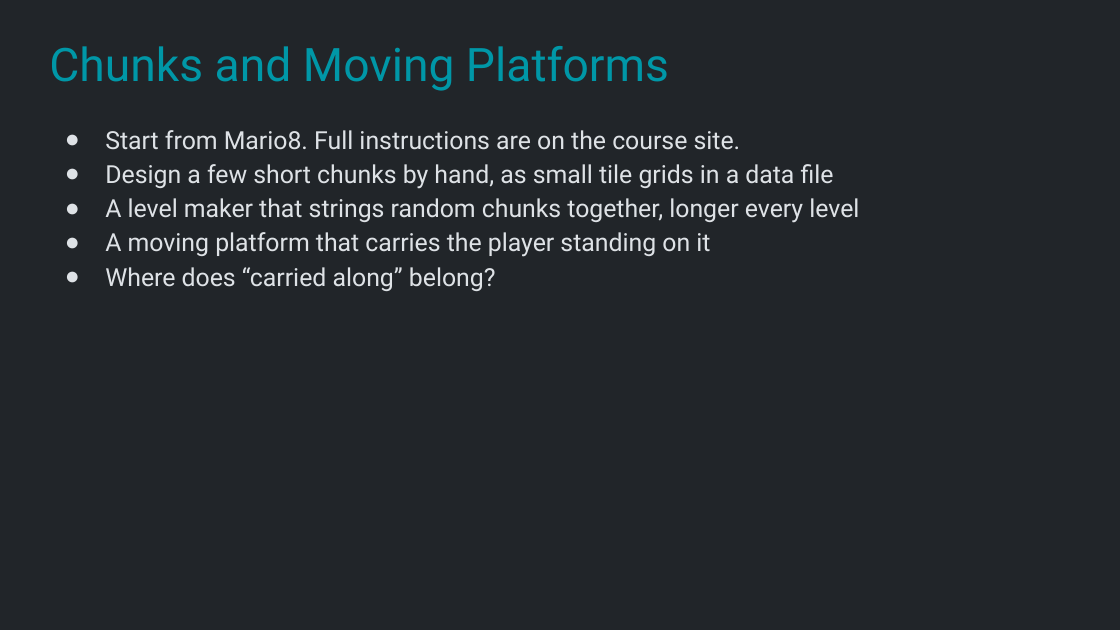
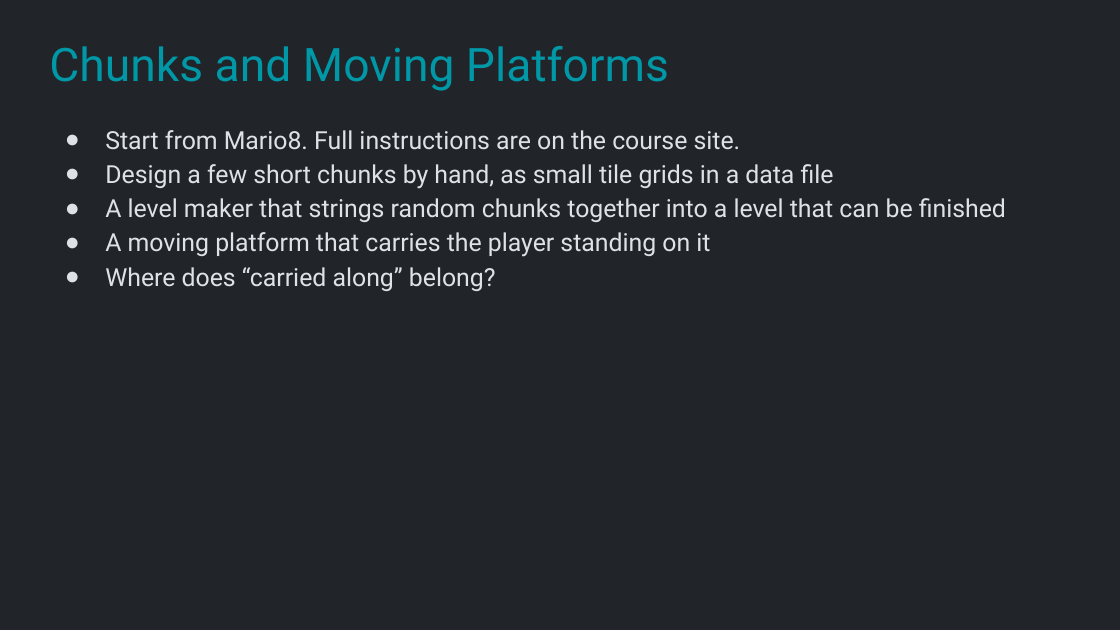
Before and after one commit to Metamate/gar, a slide deck: slide 42 of slides/06 Super Mario Bros.pptx. Drawn at 1120x630 pixels with LibreOffice and Linux fonts; fonts in the diff are those of the drawing. Boxes give left, top, right and bottom in pixels: in the first picture for what was removed or moved away, otherwise in the second. Text is boxed around its words. In the diff, an @@ line names an element or a change of style, - is before the commit and + after.

```diff
--- a/slides/06 Super Mario Bros.pptx
+++ b/slides/06 Super Mario Bros.pptx
@@ text at <box>105,198,1006,222</box>: text changed @@
-● A level maker that strings random chunks together, longer every level
+● A level maker that strings random chunks together into a level that can be finished
```
Also in this commit, not shown: 4 other files.
